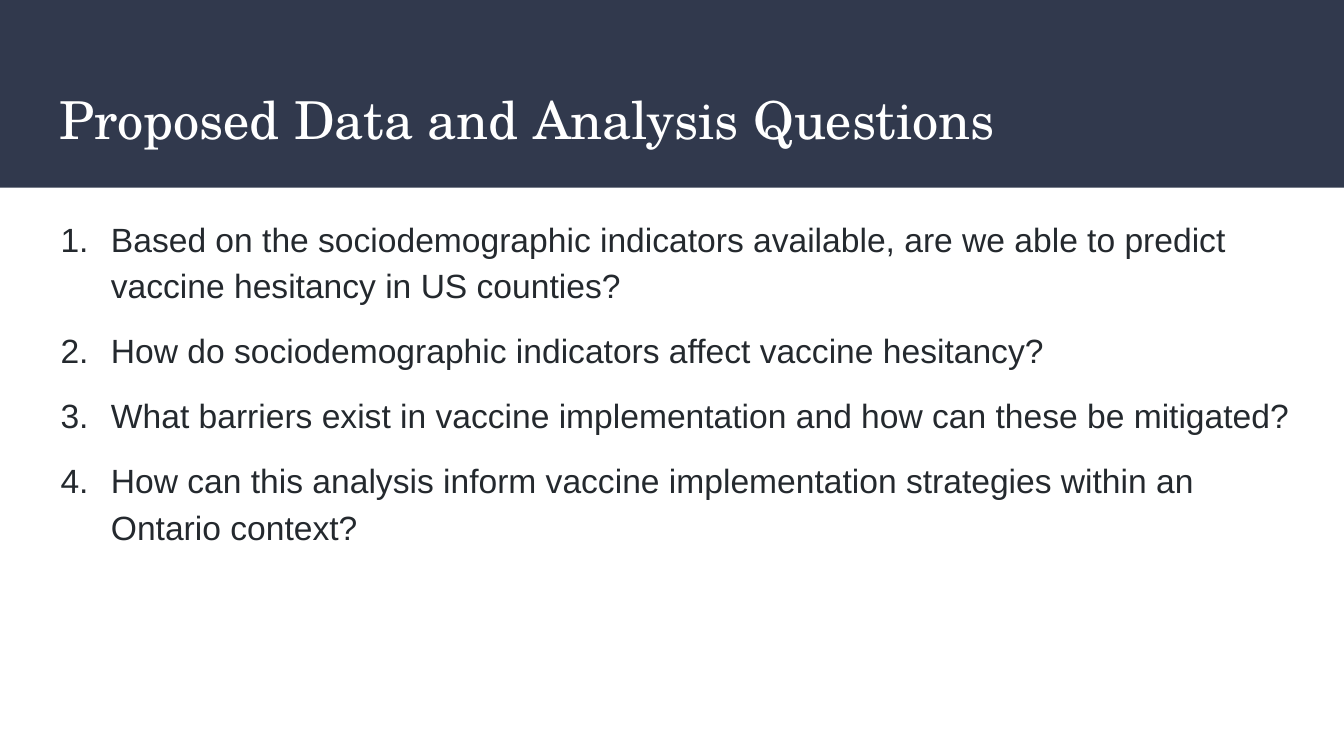
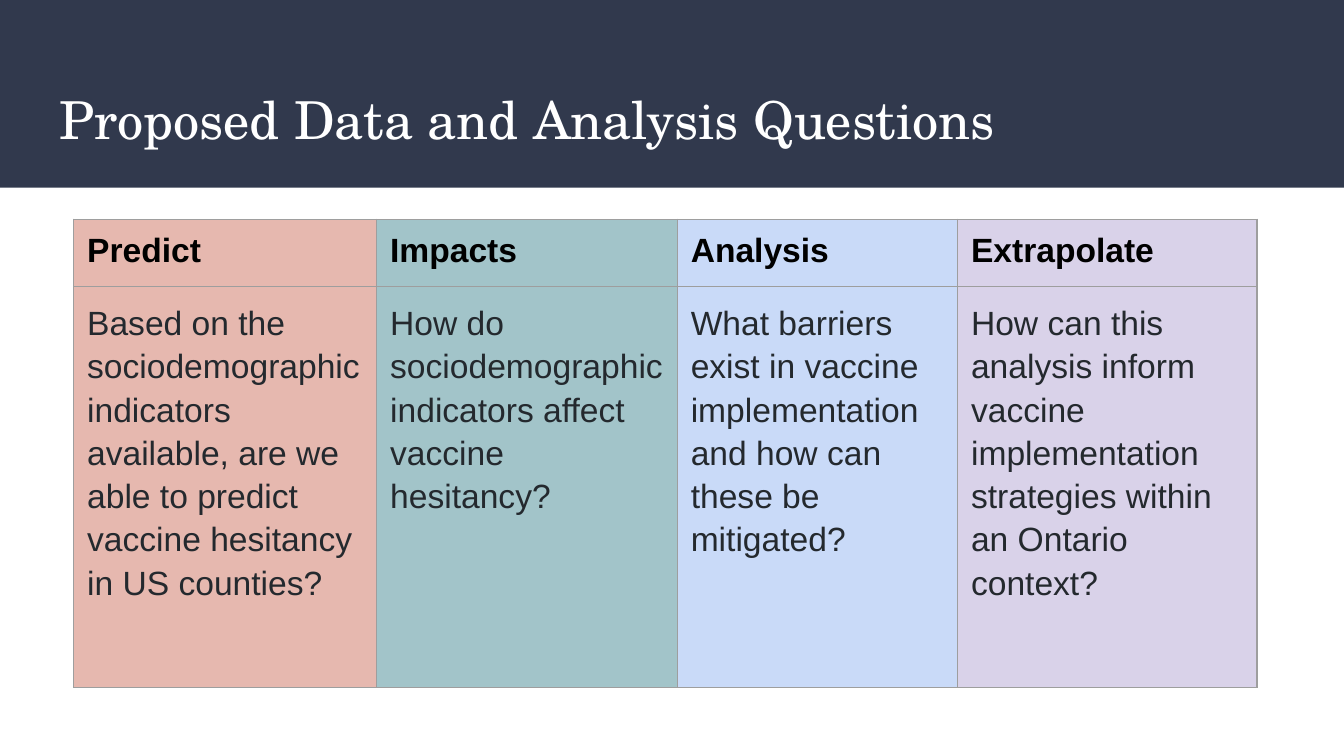
Before and after one commit to AaraniSivasekaram/Predictive_Modelling_Project, a slide deck: slide 5 of Vaccine Hesitancy Presentation.pptx. Drawn at 1344x756 pixels with LibreOffice and Linux fonts; fonts in the diff are those of the drawing. Boxes give left, top, right and bottom in pixels: in the first picture for what was removed or moved away, otherwise in the second. Text is boxed around its words. In the diff, an @@ line names an element or a change of style, - is before the commit and + after.

Commit message:
Updated presentation and included data viz images

```diff
--- a/Vaccine Hesitancy Presentation.pptx
+++ b/Vaccine Hesitancy Presentation.pptx
@@ table added at box(74, 219, 1258, 660), 2 rows, 4 columns @@
+Predict | Impacts | Analysis | Extrapolate
+Based on the sociodemographic indicators available, are we able to predict vaccine hesitancy in US counties? | How do sociodemographic indicators affect vaccine hesitancy? | What barriers exist in vaccine implementation and how can these be mitigated? | How can this analysis inform vaccine implementation strategies within an Ontario context?
@@ text removed at box(111, 227, 1289, 541) @@
-1. Based on the sociodemographic indicators available, are we able to predict vaccine hesitancy in US counties?
-2. How do sociodemographic indicators affect vaccine hesitancy?
-3. What barriers exist in vaccine implementation and how can these be mitigated?
-4. How can this analysis inform vaccine implementation strategies within an Ontario context?
```
Also in this commit, not shown: 6 other slides changed, 6 slides added, 2 slides removed.
